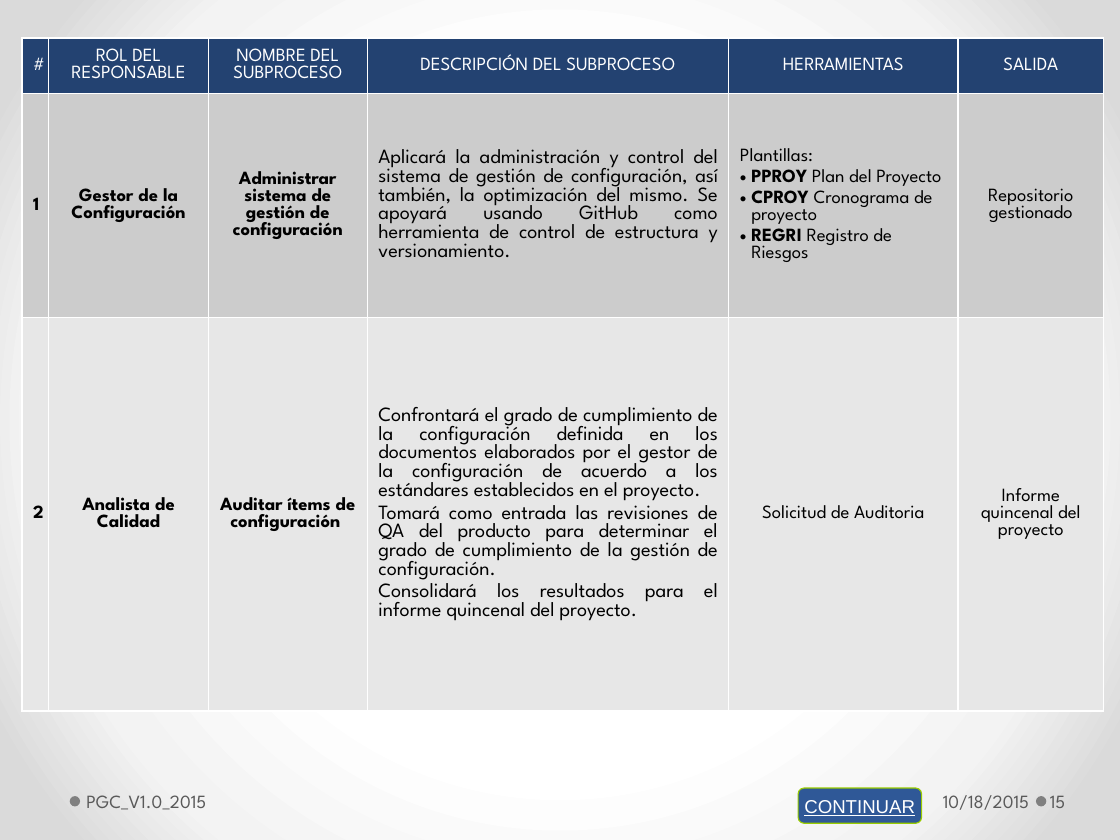
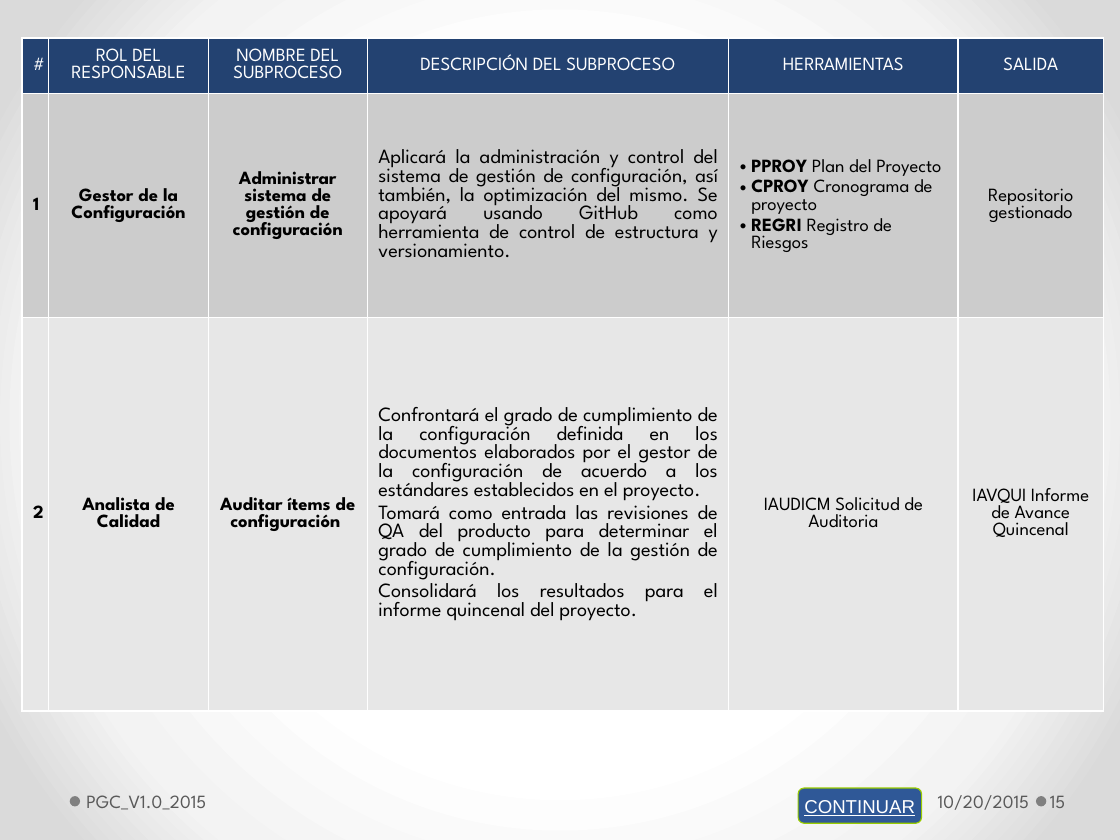
Before and after one commit to lowrider80/UTP-GPS-ALARM, a slide deck: slide 15 of Area_de_Proceso-CM/PGC/PGC_V1.0_2015.pptx. Drawn at 1120x840 pixels with LibreOffice and Linux fonts; fonts in the diff are those of the drawing. Boxes give left, top, right and bottom in pixels: in the first picture for what was removed or moved away, otherwise in the second. Text is boxed around its words. In the diff, an @@ line names an element or a change of style, - is before the commit and + after.

Commit message:
Plan de Gestión de Configuración

```diff
--- a/Area_de_Proceso-CM/PGC/PGC_V1.0_2015.pptx
+++ b/Area_de_Proceso-CM/PGC/PGC_V1.0_2015.pptx
@@ table at (22, 38, 1104, 711) @@
-row 2, column 5: Plantillas: / PPROY Plan del Proyecto / CPROY Cronograma de proyecto / REGRI Registro de Riesgos
+row 2, column 5: PPROY Plan del Proyecto / CPROY Cronograma de proyecto / REGRI Registro de Riesgos
-row 3, column 5: Solicitud de Auditoria
+row 3, column 5: IAUDICM Solicitud de Auditoria
-row 3, column 6: Informe quincenal del proyecto
+row 3, column 6: IAVQUI Informe de Avance Quincenal
@@ text at (938, 795, 1029, 810): text changed @@
-10/18/2015
+10/20/2015
```
Also in this commit, not shown: 26 other slides changed.
